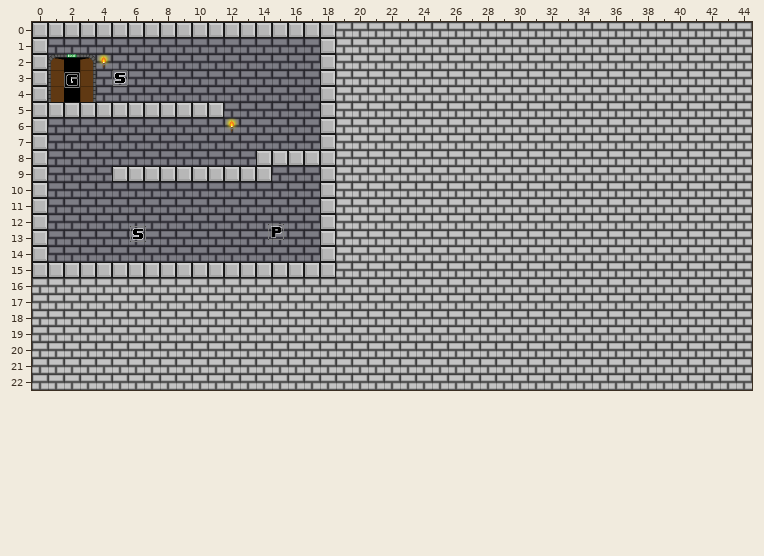
Tiled map, stored at assets/maps/level3.tmx. Above is the file before it was changed.
Cells are 32x32 px. Shown: x 0..44, y 0..22.
Now the later version:
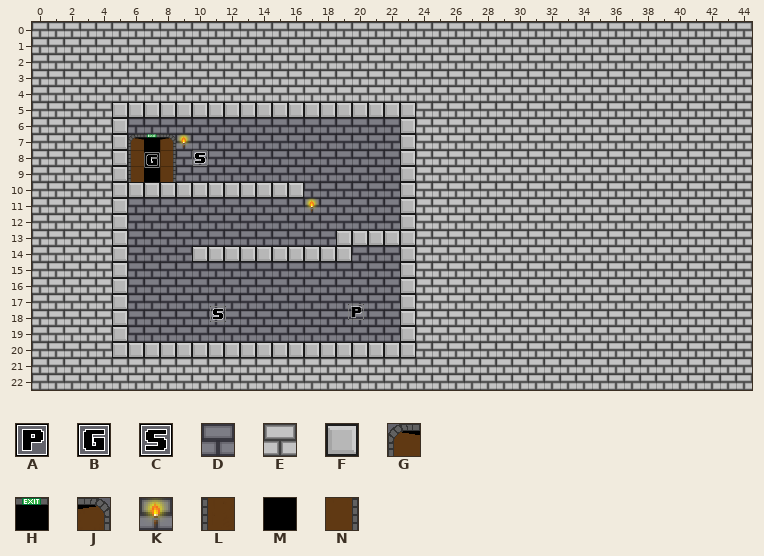
Key: from "KS Tiles": A 0, B 1, C 2, D 5, E 10, F 19, G 44, H 45, J 46, K 48, L 52, M 53, N 54.
_ is an empty cell.
Objects are placed by their top-left corner, in cells (3,4 is the top-left corner of cell 3,4); size is 1x1 cell unless given.
See-through tiles are keyed as they look on the map.
The edit:
Layer "background":
Tile E is added in rows 6 to 12 at x 19 to 22; in row 14 at x 20 to 22; in row 15 at x 19 to 22; in rows 16 to 19 at x 6 to 22.
Layer "background lighting":
Tile D is added in rows 6 to 12 at x 19 to 22; in row 14 at x 20 to 22; in row 15 at x 19 to 22; in rows 16 to 19 at x 6 to 22.
The tile that lay hidden is gone in row 0 at x 0 to 18; in row 1 at x 0 and 18; in row 2 at x 0, 2 and 18; in rows 3 to 4 at x 0 to 3 and 18; in row 5 at x 0 to 4; in rows 6 to 14 at x 0.
The tile that lay hidden is gone in row 15 at x 0 to 4.
Tile D is gone in row 1 at x 1 to 17; in row 2 at x 1 and 3 to 17; in rows 3 to 4 at x 4 to 17; in rows 6 to 14 at x 1 to 4.
Layer "ground":
Tile F is added in row 5 at x 12 to 17 and 19 to 23; in rows 6 to 8 at x 5 and 23; in row 9 at x 23; in row 10 at x 5 to 16 and 23; in rows 11 to 12 at x 5 and 23; in row 13 at x 5 and 19 to 23.
Tile F is added in row 14 at x 5, 10 to 17, 19 and 23; in row 15 at x 23; in rows 16 to 19 at x 5 and 23; in row 20 at x 5 to 23.
Tile F is gone in row 0 at x 0 to 18; in rows 1 to 4 at x 0 and 18; in row 5 at x 0 to 4; in rows 6 to 7 at x 0 and 18; in row 8 at x 0 and 14 to 18; in row 9 at x 0, 6 to 14 and 18.
Tile F is gone in rows 10 to 13 at x 0 and 18; in row 14 at x 0; in row 15 at x 0 to 4 and 6 to 18.
Layer "noncollidable":
Tile G is added in row 7 at x 6.
Tile H is added in row 7 at x 7.
Tile J is added in row 7 at x 8.
Tile K is added in row 7 at x 9; in row 11 at x 17.
Tile L is added in rows 8 to 9 at x 6.
Tile M is added in rows 8 to 9 at x 7.
Tile N is added in rows 8 to 9 at x 8.
Tile E is gone in rows 5 to 15 at x 19 to 23; in rows 16 to 20 at x 5 to 23.
Tile G is gone in row 2 at x 1.
Tile H is gone in row 2 at x 2.
Tile J is gone in row 2 at x 3.
Tile K is gone in row 2 at x 4; in row 6 at x 12.
Tile L is gone in rows 3 to 4 at x 1.
Tile M is gone in rows 3 to 4 at x 2.
Tile N is gone in rows 3 to 4 at x 3.
Layer "spawns":
Object C "skeleton" at 6.2,12.8 becomes C "skeleton" at 10,8.
Object B "end" at 2,3.1 becomes B "end" at 7,8.1.
Object A "player" at 14.8,12.7 becomes A "player" at 19.8,17.7.
Object C "skeleton" at 5,3 becomes C "skeleton" at 11.2,17.8.
